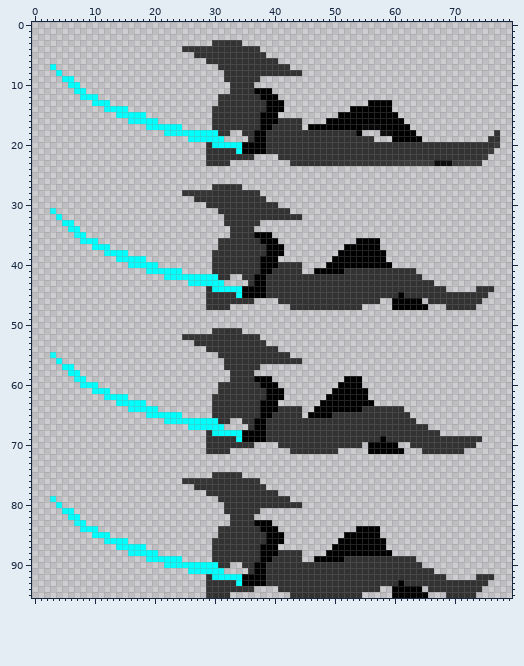
Two versions of one sprite sheet, Spritesheets/scootsheet.png. That is the earlier state.
The file is 80x96 pixels. Pixels under 10% opacity are left out. Colours within 5 levels of each other are drawn and written as one.
New version:
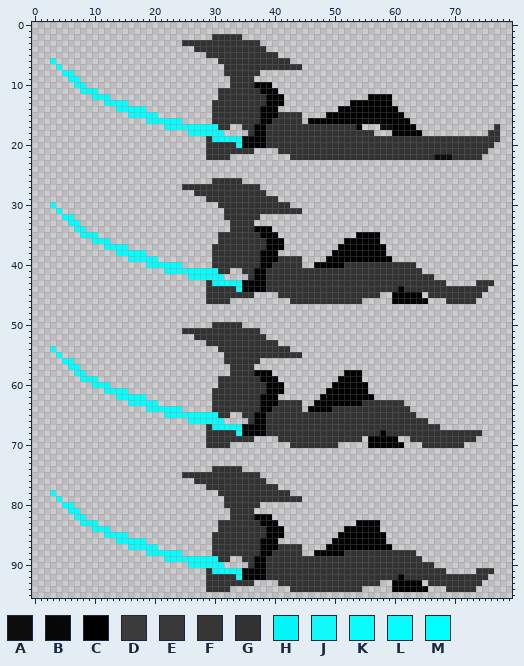
Palette (. is transparent): A #000000ef  B #000000f5  C #000000  D #313131ed  E #323232f3  F #323232f9  G #323232  H #02f8f8  J #00ffffe6  K #00fffff1  L #00fffff7  M #00ffff
The edit:
Changed rows in their new state; - is an unchanged pixel.
first column x 3:
 2 ---------------------------GGGGG-------------------------------------------
 3 ----------------------GGGGGGG--GGGG----------------------------------------
 4 ----------------------..GGG-------GG---------------------------------------
 5 ------------------------..---------GGG-------------------------------------
 6 M-------------------------..----------GG-----------------------------------
 7 .M--------------------------.-----------GG---------------------------------
 8 -.MM-------------------------------.......---------------------------------
 9 --.-M------------------------.----.----------------------------------------
10 ---.-M----------------------------CCC--------------------------------------
11 ----.KMM--------------------GG----G--C-------------------------------------
12 -----..-MM------------------G------G--C--------------CCCC------------------
13 -------..KMMM--------------G----------------------CCC----------------------
14 ---------..-KMMM-----------G-------C--.---------CC-------C-----------------
15 -----------..KK-MM--------------------GGGG----CC----------C----------------
16 -------------...K-MMMM---------------G-----CCC------BBB----C---------------
17 ----------------...KKKKMMMMM--..--C-G-----GGGGGGGGG-...AA---C-------------G
18 -------------------....KLL--M.--.------------------GGG-..----C-----------G-
19 -----------------------...GH-MMMCC--------------------GGGGGGGGGGGGGGGGGGG--
20 ---------------------------GGGG-------------------------------------------.
21 -------------------------------GGG....-----------------------------------.-
22 ------------------------------....----..------------------------AAA-----.--
23 --------------------------....----------................................---
26 ---------------------------GGGGG-------------------------------------------
27 ----------------------GGGGGGG--GGGG----------------------------------------
28 ----------------------..GGG-------GG---------------------------------------
29 ------------------------..---------GGG-------------------------------------
30 J-------------------------..----------GG-----------------------------------
31 .M--------------------------.-----------GG---------------------------------
32 -.MM-------------------------------.......---------------------------------
33 --.-M------------------------.----.----------------------------------------
34 ---.JM----------------------------CCC--------------------------------------
35 ----.KMM--------------------GG----G--C-------------CCCC--------------------
36 -----..-MM------------------G------G--C----------CC------------------------
37 -------..KMMM--------------G--------------------C------C-------------------
38 ---------..-KMMM-----------G-------C--.--------C---------------------------
39 -----------..KK-MM--------------------GGGG----C---------C------------------
40 -------------...K-MMMM---------------G------CC---GGGGGGGGGGGG--------------
41 ----------------...KKKKMMMMM--..--C-G-----GGGGGGG------------G-------------
42 -------------------....KLL--M.--.-----------------------------GG-----------
43 -----------------------...GH-MMMCC------------------------------GG-----GGG-
44 ---------------------------GGGG---------------------------C-------GGGGG--.-
45 -------------------------------GGG....-----------------..C-CCC.---------.--
46 ------------------------------....----..------------...-------C...-----.---
47 --------------------------....----------............-----......---.....----
50 ---------------------------GGGGG-------------------------------------------
51 ----------------------GGGGGGG--GGGG----------------------------------------
52 ----------------------..GGG-------GG---------------------------------------
53 ------------------------..---------GGG-------------------------------------
54 J-------------------------..----------GG-----------------------------------
55 .M--------------------------.-----------GG---------------------------------
56 -.MM-------------------------------.......---------------------------------
57 --.-M------------------------.----.----------------------------------------
58 ---.JM----------------------------CCC------------CCC-----------------------
59 ----.KMM--------------------GG----G--C----------C--------------------------
60 -----..-MM------------------G------G--C--------C----C----------------------
61 -------..KMMM--------------G------------------C----------------------------
62 ---------..--MMM-----------G-------C--.------C-------C---------------------
63 -----------..KK-MM--------------------GGGG--C-------GGGGGGG----------------
64 -------------...K-MMMM---------------G-----C---GGGGG-------G---------------
65 ----------------...KKKKMMMMM--..--C-G-----GGGGG-------------G--------------
66 -------------------....KLL--M.--.----------------------------GG------------
67 -----------------------...GH-MMMCC-----------------------------GG----------
68 ---------------------------GGGG------------------------C---------GGGGGGG---
69 -------------------------------GGG....--------------.CC-CC..-----------.---
70 ------------------------------....----..--------....------C-..-------..----
71 --------------------------....----------........-----......---.......------
74 ---------------------------GGGGG-------------------------------------------
75 ----------------------GGGGGGG--GGGG----------------------------------------
76 ----------------------..GGG-------GG---------------------------------------
77 ------------------------..---------GGG-------------------------------------
78 J-------------------------..----------GG-----------------------------------
79 .M--------------------------.-----------GG---------------------------------
80 -.MM-------------------------------.......---------------------------------
81 --.-M------------------------.----.----------------------------------------
82 ---.JM----------------------------CCC--------------------------------------
83 ----.KMM--------------------GG----G--C-------------CCCC--------------------
84 -----..-MM------------------G------G--C----------CC------------------------
85 -------..KMMM--------------G--------------------C------C-------------------
86 ---------..-KMMM-----------G-------C--.--------C---------------------------
87 -----------..KK-MM--------------------GGGG----C---------C------------------
88 -------------...K-MMMM---------------G------CC---GGGGGGGGGGGG--------------
89 ----------------...KKKKMMMMM--..--C-G-----GGGGGGG------------G-------------
90 -------------------....KLL--M.--.-----------------------------GG-----------
91 -----------------------...GH-MMMCC------------------------------GG-----GGG-
92 ---------------------------GGGG---------------------------C-------GGGGG--.-
93 -------------------------------GGG....-----------------..C-CCC.---------.--
94 ------------------------------....----..------------...-------C...-----.---
95 --------------------------....----------............-----......---.....----
Boxes around the changes in both pictures, in picture pixels (x1, y1, x2, y2):
changed: (50, 34, 500, 598)
